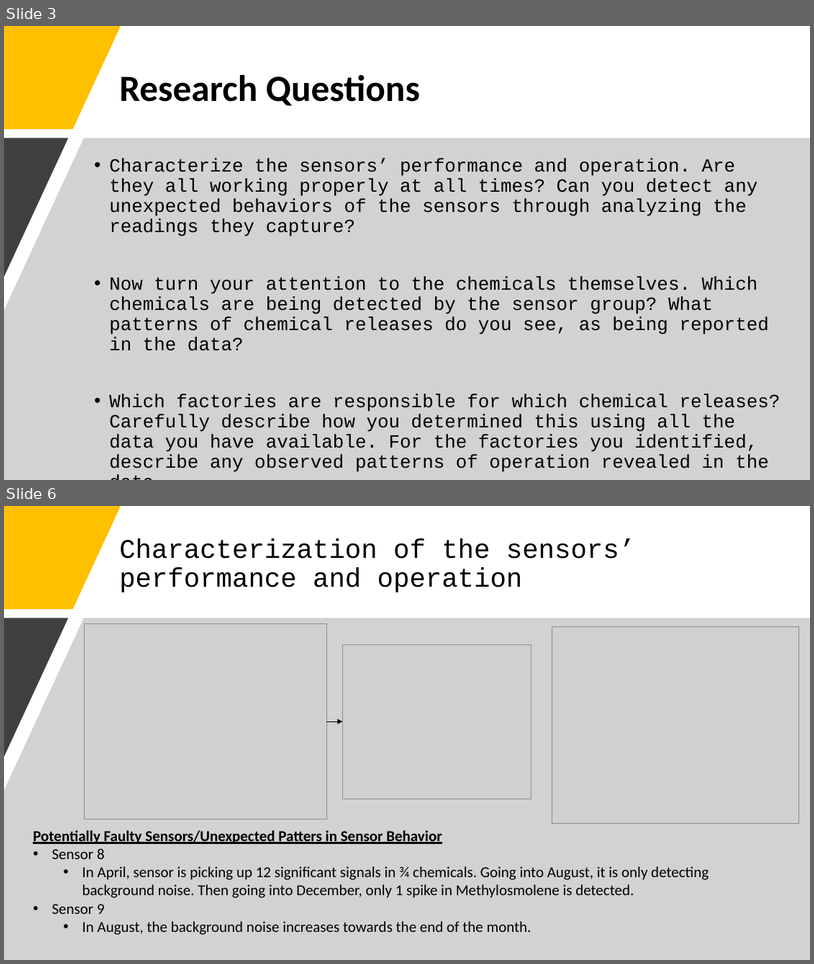
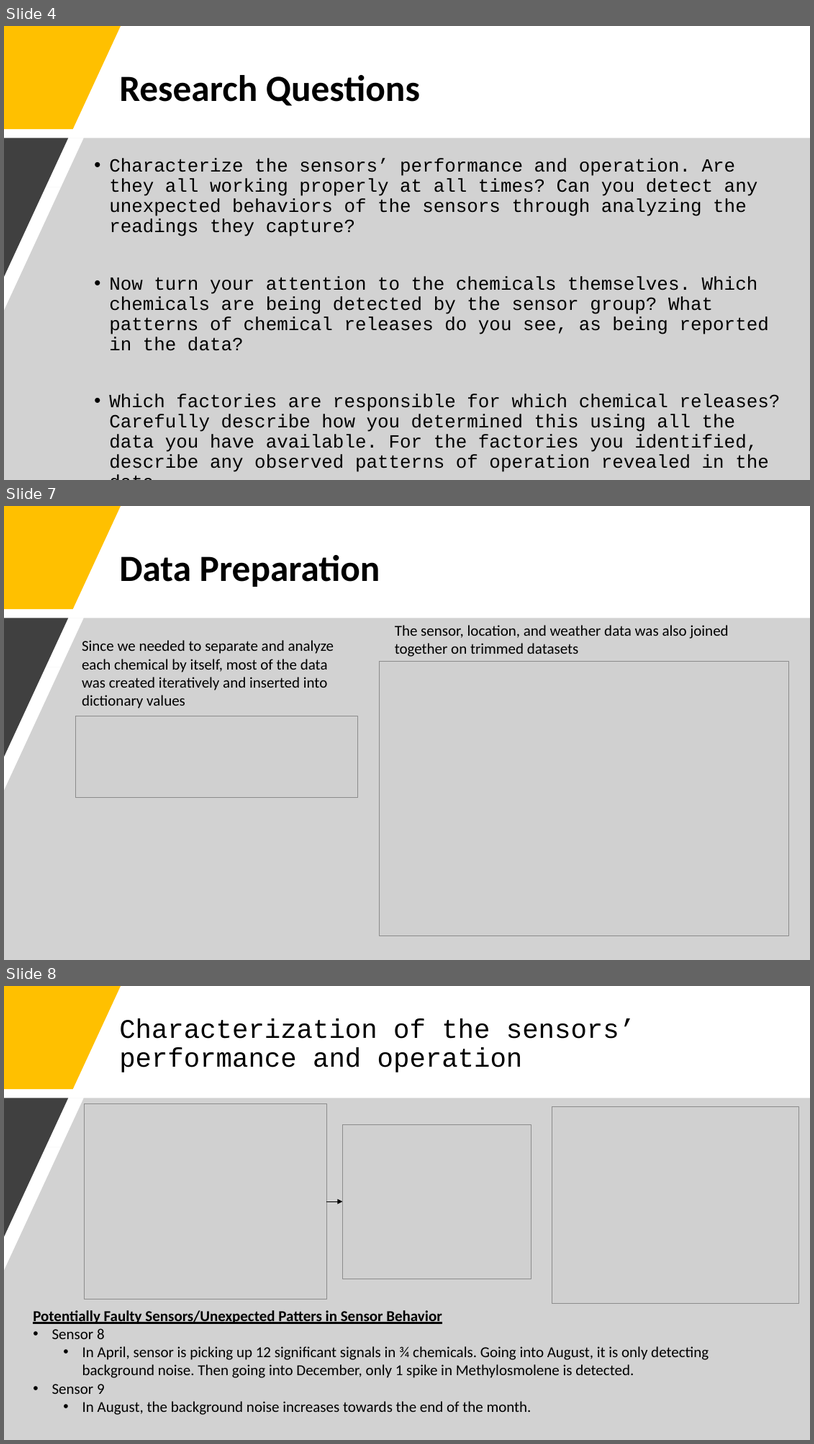
Before and after one commit to j-tice/capstone_final, a slide deck: Capstone Final Project Presentation.pptx. Shown one above the other, each under a label of ours: slides 3 and 6 before the commit, slides 4, 7 and 8 after it; the slides between them are not shown. The pictures are 814x964 and 814x1444 pixels, drawn with LibreOffice and Linux fonts; fonts in the diff are those of the drawing; grey boxes stand for pictures. Boxes give left, top, right and bottom in pixels: in the first picture for what was removed or moved away, otherwise in the second. Text is boxed around its words. In the diff, an @@ line names an element or a change of style, - is before the commit and + after.

```diff
--- a/Capstone Final Project Presentation.pptx
+++ b/Capstone Final Project Presentation.pptx
@@ slide 7 added at (4, 506, 810, 960), background #FFFFFF @@
@@ freeform shape added at (4, 506, 121, 609), fill #FFC000 @@
@@ title added at (119, 555, 381, 587), 44 pt, text #000000, bold @@
+Data Preparation
@@ freeform shape added at (4, 618, 810, 960), fill #A6A6A6 at 50% opacity @@
@@ freeform shape added at (4, 618, 68, 757), fill #404040 @@
@@ text added at (395, 625, 728, 656), 18 pt, text #000000 @@
+The sensor, location, and weather data was also joined together on trimmed datasets
@@ text added at (82, 640, 334, 708), 18 pt, text #000000 @@
+Since we needed to separate and analyze each chemical by itself, most of the data was created iteratively and inserted into dictionary values
@@ picture added at (379, 662, 790, 936) @@
@@ picture added at (76, 716, 358, 798) @@
@@ what was slide 3 is now slide 4 @@
@@ what was slide 6 is now slide 8 @@
```
Also in this commit, not shown: 4 slides changed, 8 other slides added, 1 slide removed.
